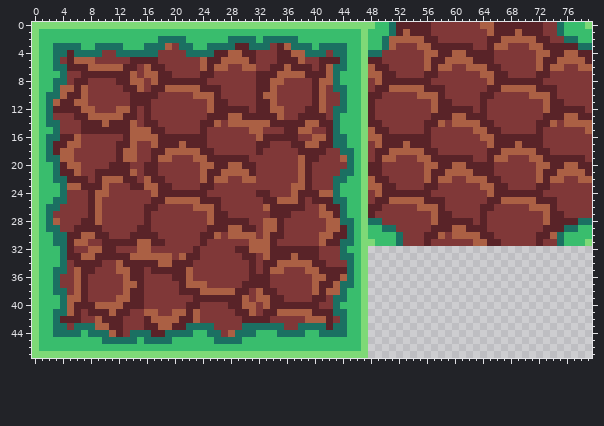
File history of a sprite sheet, core/assets/grass.png. Above is the file before it was changed.
The file is 80x48 pixels.
Now the later version:
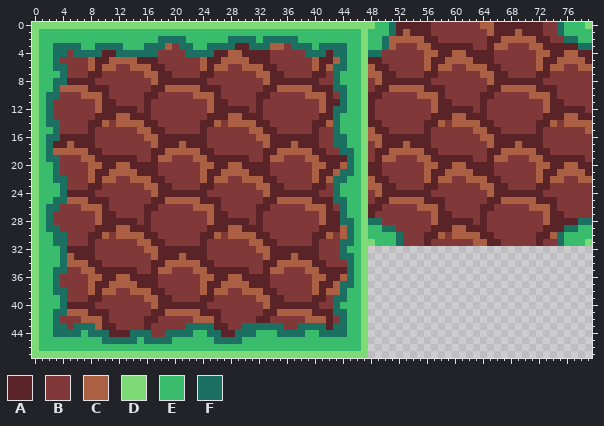
Palette (. is transparent): A #592328  B #803838  C #ab6044  D #7ed977  E #39bd6d  F #1b7062
Difference:
Changed rows in their new state; - is an unchanged pixel.
first column x 3:
 3 -------------------------------CCB--------
 4 --B----AA--------------------AA-BBBB---A--
 5 --BBB-AACCCC-----------------AA-BBBB-C--C-
 6 --BBB-A--BBCC----------------CA-BBBBBC----
 7 ----B--BBBBB-----------------CC-ABBBB--B--
 8 --A--A---BBBB----------------BCAAAAAA-BB--
 9 ---C-AAA--BBB----------------B-ACCCCC-AA--
10 -BBB-CCA---BB-----------------AB----CC-A--
11 BBBBB-CAA--BB-----------------BB-----B-AA-
12 BBBBBBCAAAA-------------------BBB---BB-A--
13 ---BBBAAA-C-A-----------------BBB--BBB-A--
14 ----B---BCC-C----------------AABBBBBBA-C--
15 ----B-BBBBBB------------------AA-BBBBA-B--
16 ---AAA----BBB-----------------C----AAABB--
17 ---AAA---BBB-----------------BCAAAC-AABB--
18 C--CCAA--BBB-----------------BAACCCCC-----
19 -BB-CCAAA-AA------------------ACC--BCCAAAA
20 -BBB-CCA-CCAA----------------AA----BBCCAAC
21 -BBB-C--CCC-A----------------AA----BBCAAC-
22 --BBBC---BBCC----------------CAA---BBCAC--
23 --BBB--B---BB----------------CCAA-BBBAA---
24 --AAA-BB---------------------BCAAAA---BB--
25 --CCC-AA---------------------------CC-----
26 ----CC-A---------------------AABBBBBCC--B-
27 -----B-AA--------------------A-BBB-----A--
28 B---BB-AAAAA-----------------ABBB-----CAA-
29 ---BBB-AACCA-----------------ABBB-----AAAC
30 --BBBA-C-CCCC----------------AABB----AA-BC
31 --BBBA-BBBBB------------------A------ABBB-
32 ---AAABBB---B-CAAAAA-A----BBB-------------
33 --C-AABBBBBBBB-AAA---A-----BB-------------
34 --CCC----BBBBB-A-CCCCAA-----B-------------
35 ---BCCAAAAA-B--CCBBBCCAAAAAAB-------------
36 ---BBCCAAC---AA--BBB-CCAACCA--------------
37 ---BBCAACC---AA---BBB-AACCCC--------------
38 ---BBCACC-BCCCAA--BBB-A--BBCC-------------
39 --BBBAA--BBBBCCAA---B--BBBBB--------------
40 --A---BBBBBBB-CAAAA--A---BBBB-------------
41 ---CC---BBB--BAAC--C-AAA--BBB-------------
42 -BBBCC--BB----ABBBBB-CCA---BB-------------
43 -------A-B----BBBBB----AA-----------------
44 --------A-A---BB--------AA----------------
Changed places in both pictures, as pixel boxes (x1, y1, x2, y2):
changed: (53, 43, 347, 337)
